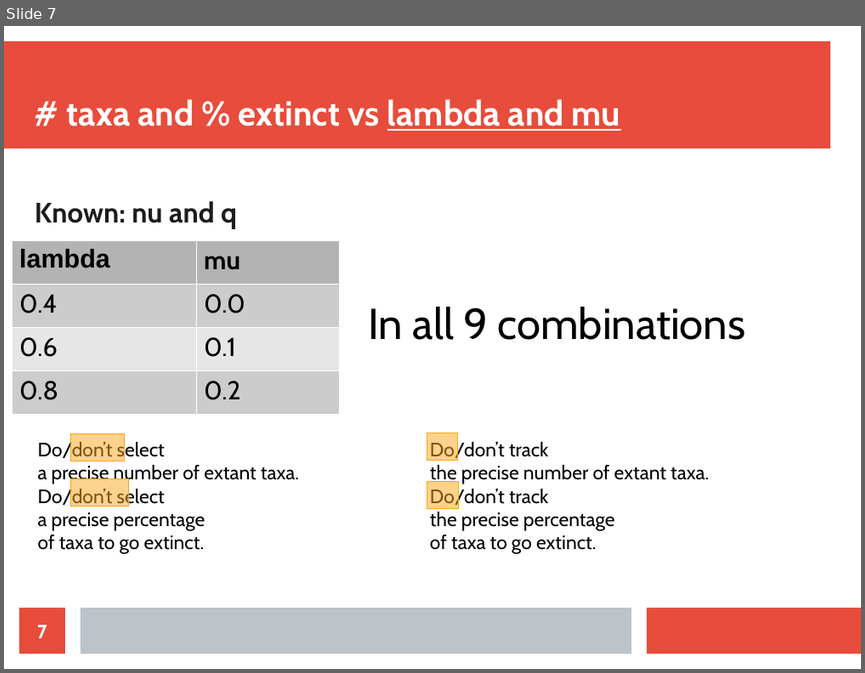
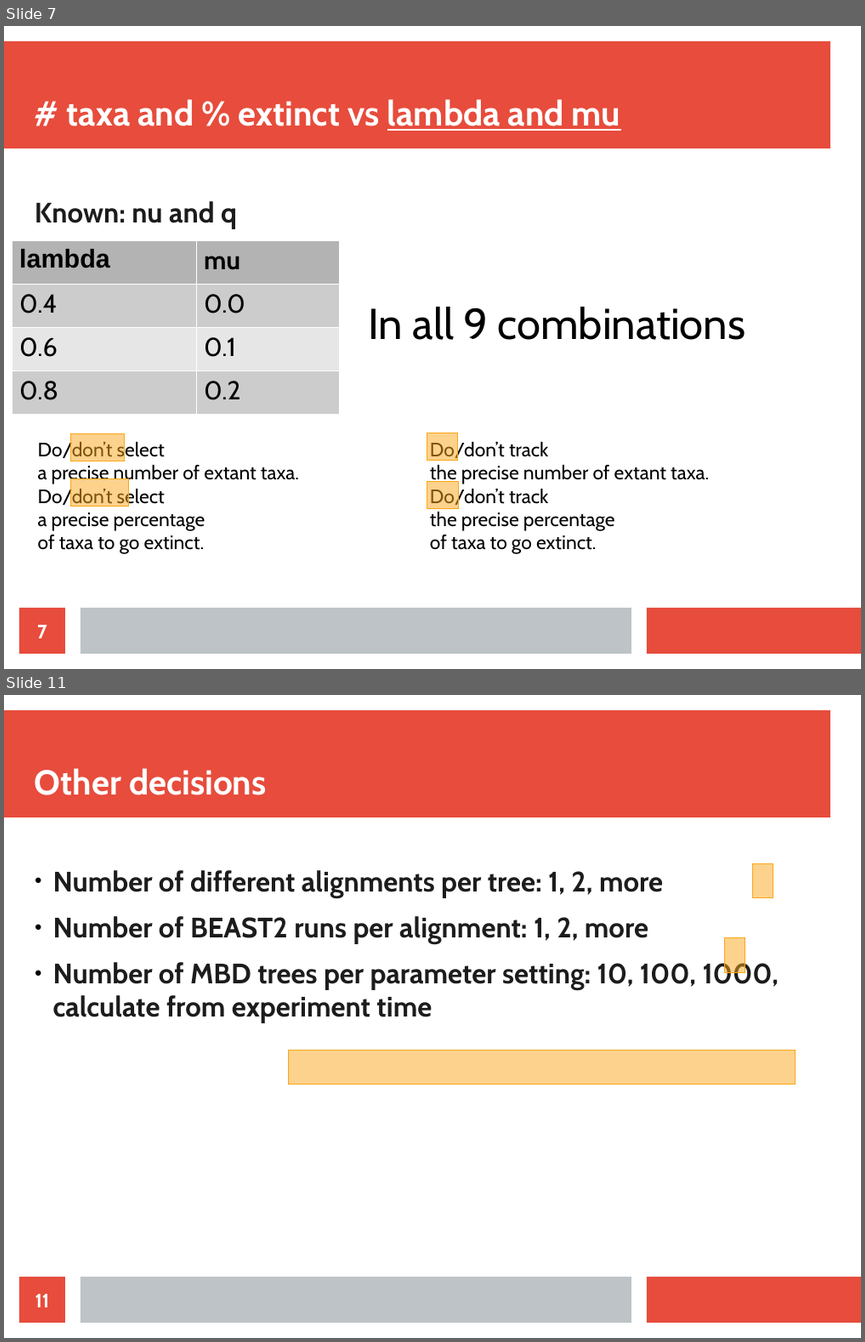
Before and after one commit to richelbilderbeek/razzo, a slide deck: doc/choices.odp. Shown one above the other, each under a label of ours: slide 7 before the commit, slides 7 and 11 after it; the slides between them are not shown. The pictures are 865x673 and 865x1342 pixels, drawn with LibreOffice and Linux fonts; fonts in the diff are those of the drawing. Boxes give left, top, right and bottom in pixels: in the first picture for what was removed or moved away, otherwise in the second. Text is boxed around its words. In the diff, an @@ line names an element or a change of style, - is before the commit and + after.

```diff
--- a/doc/choices.odp
+++ b/doc/choices.odp
@@ slide 11 added at (4,695,861,1338), background #FFFFFF; not listed: 3 template elements that a slide beside it also shows @@
@@ title added at (35,768,267,795), 32 pt, text #FFFFFF, bold @@
+Other decisions
@@ text added at (53,870,778,1023), 26 pt, text #1C1C1C, bold @@
+● Number of different alignments per tree: 1, 2, more
+● Number of BEAST2 runs per alignment: 1, 2, more
+● Number of MBD trees per parameter setting: 10, 100, 1000, calculate from experiment time
@@ rectangle added at (753,863,774,898), fill #FAA61A at 50% opacity, outline #FAA61A 0 pt @@
@@ rectangle added at (725,938,746,973), fill #FAA61A at 50% opacity, outline #FAA61A 0 pt @@
@@ rectangle added at (289,1049,795,1083), fill #FAA61A at 50% opacity, outline #FAA61A 0 pt @@
@@ page number added at (19,1276,65,1322), fill #E74C3C, 18 pt, text #FFFFFF, bold @@
+11
```
Also in this commit, not shown: 2 slides changed, 3 other slides added, 3 other files.
